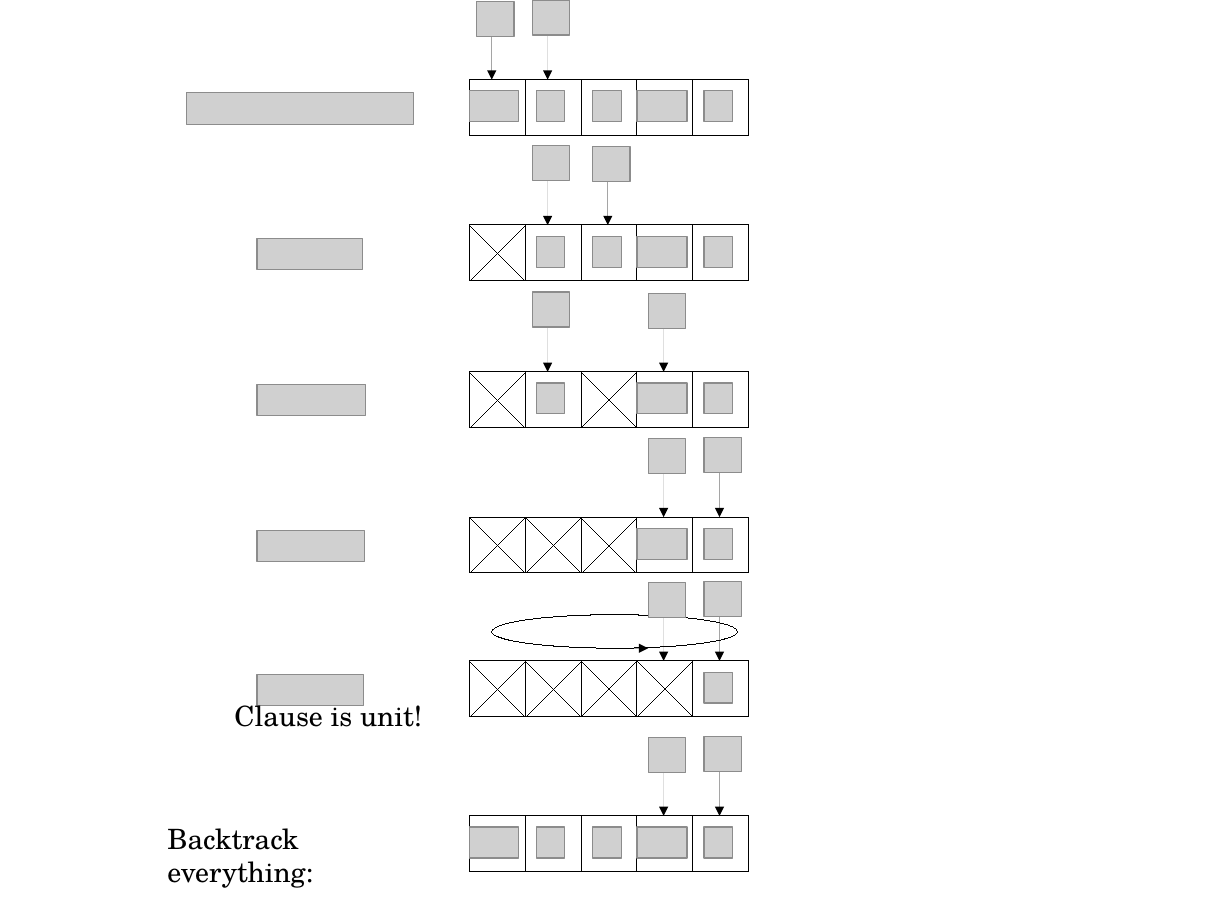
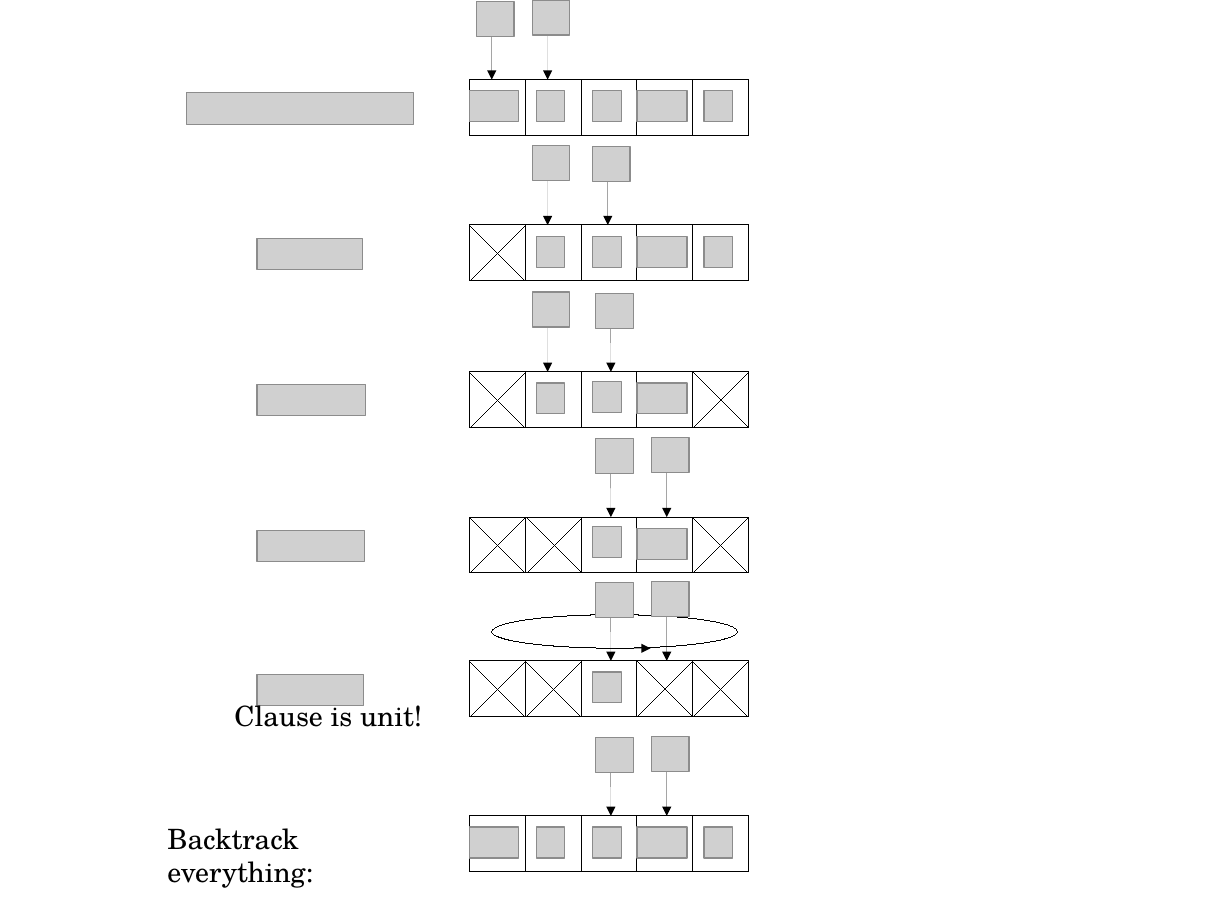
Before and after one commit to jolate/mt, a slide deck: slide 1 of diiccstyle/watchedliterals.odp. Drawn at 1232x924 pixels with LibreOffice and Linux fonts; fonts in the diff are those of the drawing; grey boxes stand for pictures. Boxes give left, top, right and bottom in pixels: in the first picture for what was removed or moved away, otherwise in the second. Text is boxed around its words. In the diff, an @@ line names an element or a change of style, - is before the commit and + after.

```diff
--- a/diiccstyle/watchedliterals.odp
+++ b/diiccstyle/watchedliterals.odp
@@ picture: place and size @@
-picture at [648,294,686,329]
+picture at [596,294,634,329]
@@ arrow moved from (664, 328) - (664, 372) to (612, 328) - (612, 372) @@
@@ 6 lines: place and size @@
-6 lines at [581,372,637,717]
+6 lines at [693,372,749,717]
@@ 6 pictures, 3 arrows: place and size @@
-6 pictures, 3 arrows at [704,383,742,816]
+6 pictures, 3 arrows at [593,381,634,816]
@@ 3 pictures, 3 arrows: place and size @@
-3 pictures, 3 arrows at [648,439,686,816]
+3 pictures, 3 arrows at [652,437,690,816]
```
Also in this commit, not shown: 9 other files.
